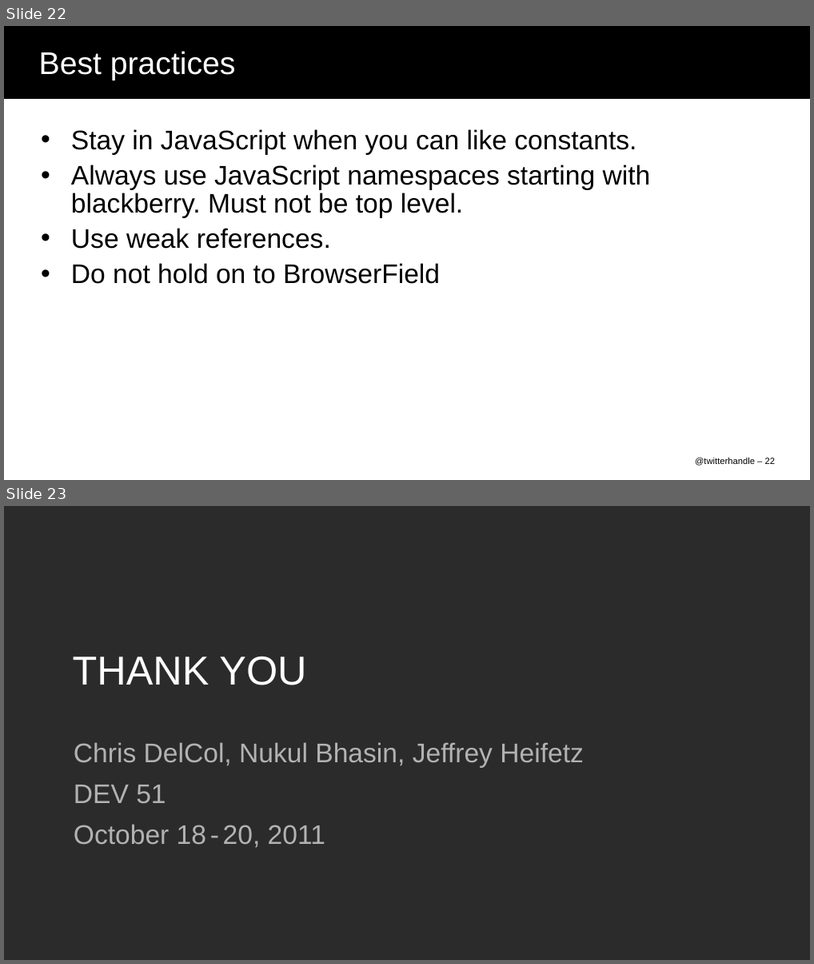
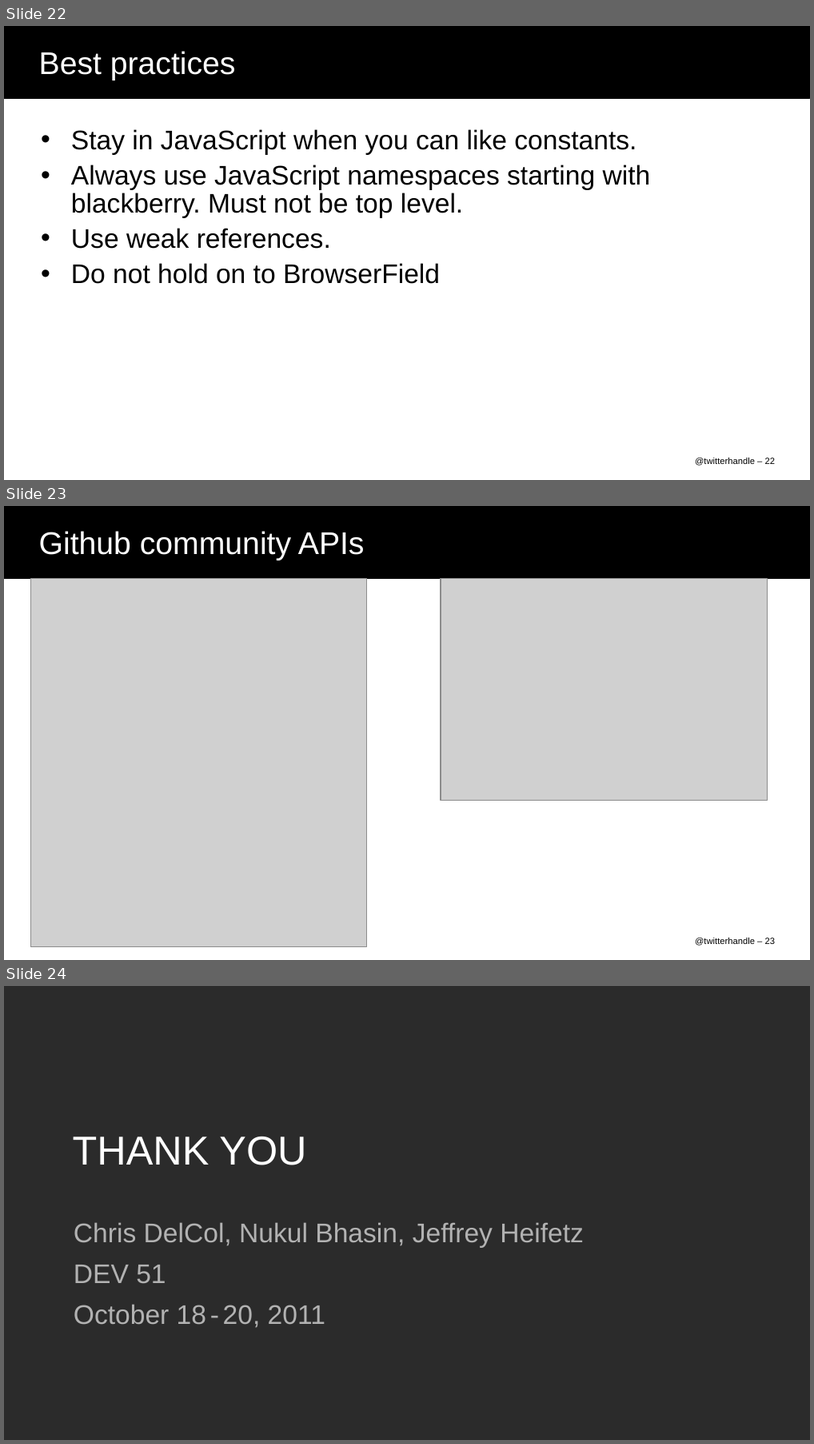
Before and after one commit to nukulb/devcon-demo, a slide deck: DEV51_DelCol.ppt. Shown one above the other, each under a label of ours: slides 22 and 23 before the commit, slides 22, 23 and 24 after it. The pictures are 814x964 and 814x1444 pixels, drawn with LibreOffice and Linux fonts; fonts in the diff are those of the drawing; grey boxes stand for pictures; background and template pictures are left out; a plain dark background stands for a picture behind light text. Boxes give left, top, right and bottom in pixels: in the first picture for what was removed or moved away, otherwise in the second. Text is boxed around its words. In the diff, an @@ line names an element or a change of style, - is before the commit and + after.

Commit message:
Added a slide for the github community APIs

```diff
--- a/DEV51_DelCol.ppt
+++ b/DEV51_DelCol.ppt
@@ slide 23 added at (4,506,810,960), background #FFFFFF; not listed: 1 template element that a slide beside it also shows @@
@@ title added at (39,531,365,560), 28 pt, text #FFFFFF @@
+Github community APIs
@@ picture added at (30,579,367,947) @@
@@ picture added at (441,579,768,800) @@
@@ page number added at (695,937,775,945), 8 pt, text #000000 @@
+@twitterhandle – 23
@@ what was slide 23 is now slide 24 @@
```
